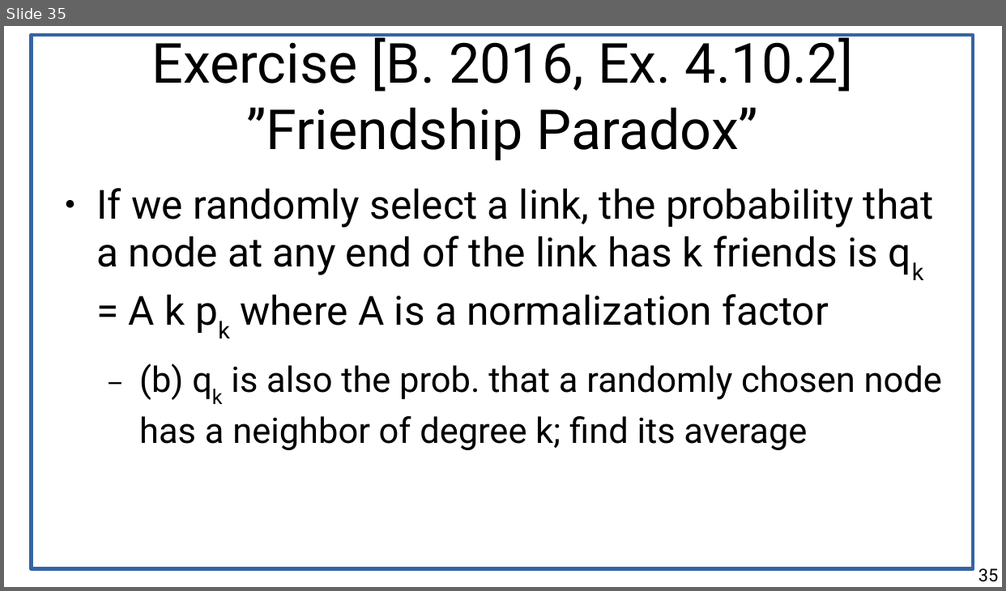
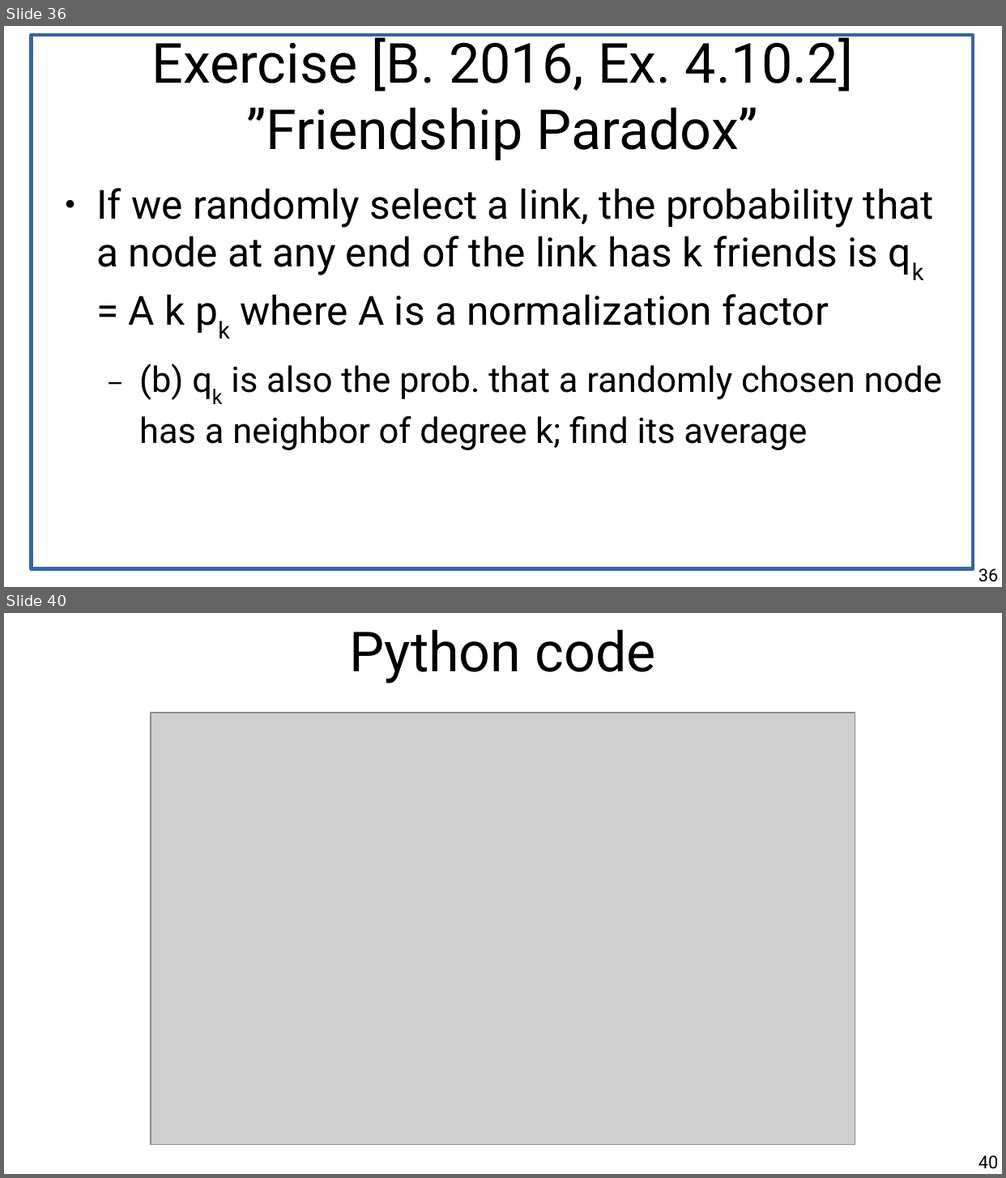
Before and after one commit to chatox/networks-science-course, a slide deck: theory/tt04_scale_free_networks.odp. Shown one above the other, each under a label of ours: slide 35 before the commit, slides 36 and 40 after it; the slides between them are not shown. The pictures are 1006x591 and 1006x1178 pixels, drawn with LibreOffice and Linux fonts; fonts in the diff are those of the drawing; grey boxes stand for pictures. Boxes give left, top, right and bottom in pixels: in the first picture for what was removed or moved away, otherwise in the second. Text is boxed around its words. In the diff, an @@ line names an element or a change of style, - is before the commit and + after.

```diff
--- a/theory/tt04_scale_free_networks.odp
+++ b/theory/tt04_scale_free_networks.odp
@@ slide 40 added at [4,613,1002,1174], background #FFFFFF @@
@@ title added at [349,629,656,683], 44 pt, text #000000 @@
+Python code
@@ picture added at [151,713,855,1145] @@
@@ page number added at [978,1156,998,1169], 14 pt, text #000000 @@
+40
@@ what was slide 35 is now slide 36 @@
@@ page number at [978,569,998,582]: text changed @@
-35
+36
```
Also in this commit, not shown: 10 slides changed, 2 other slides added, 1 other file.
